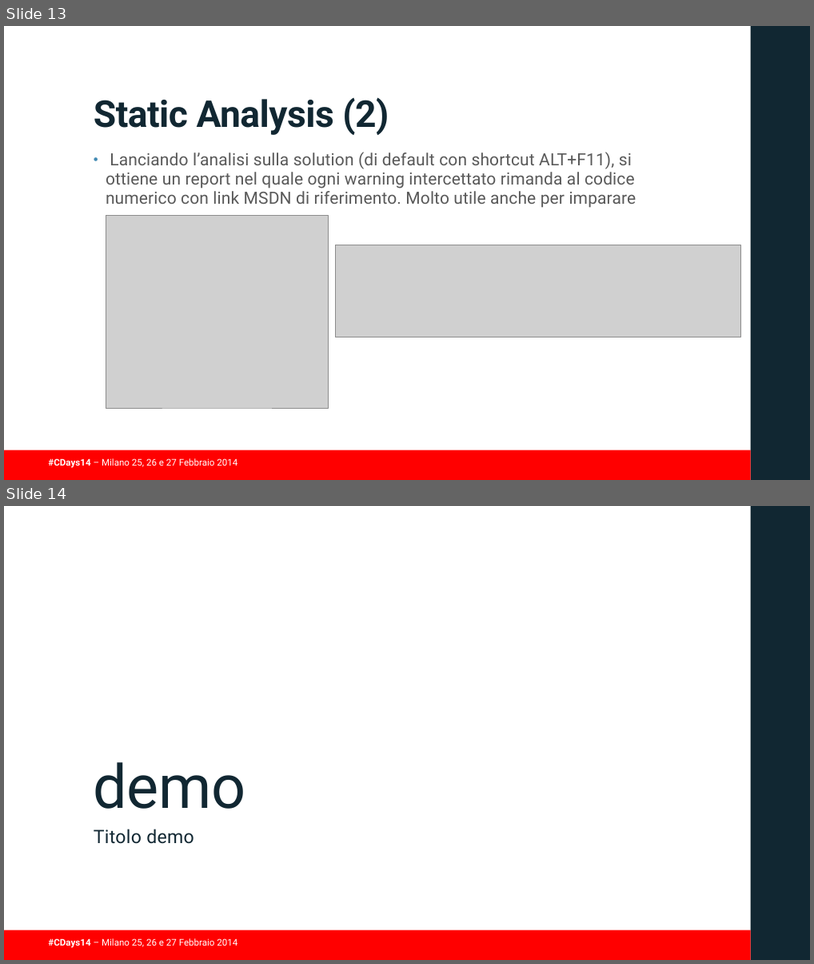
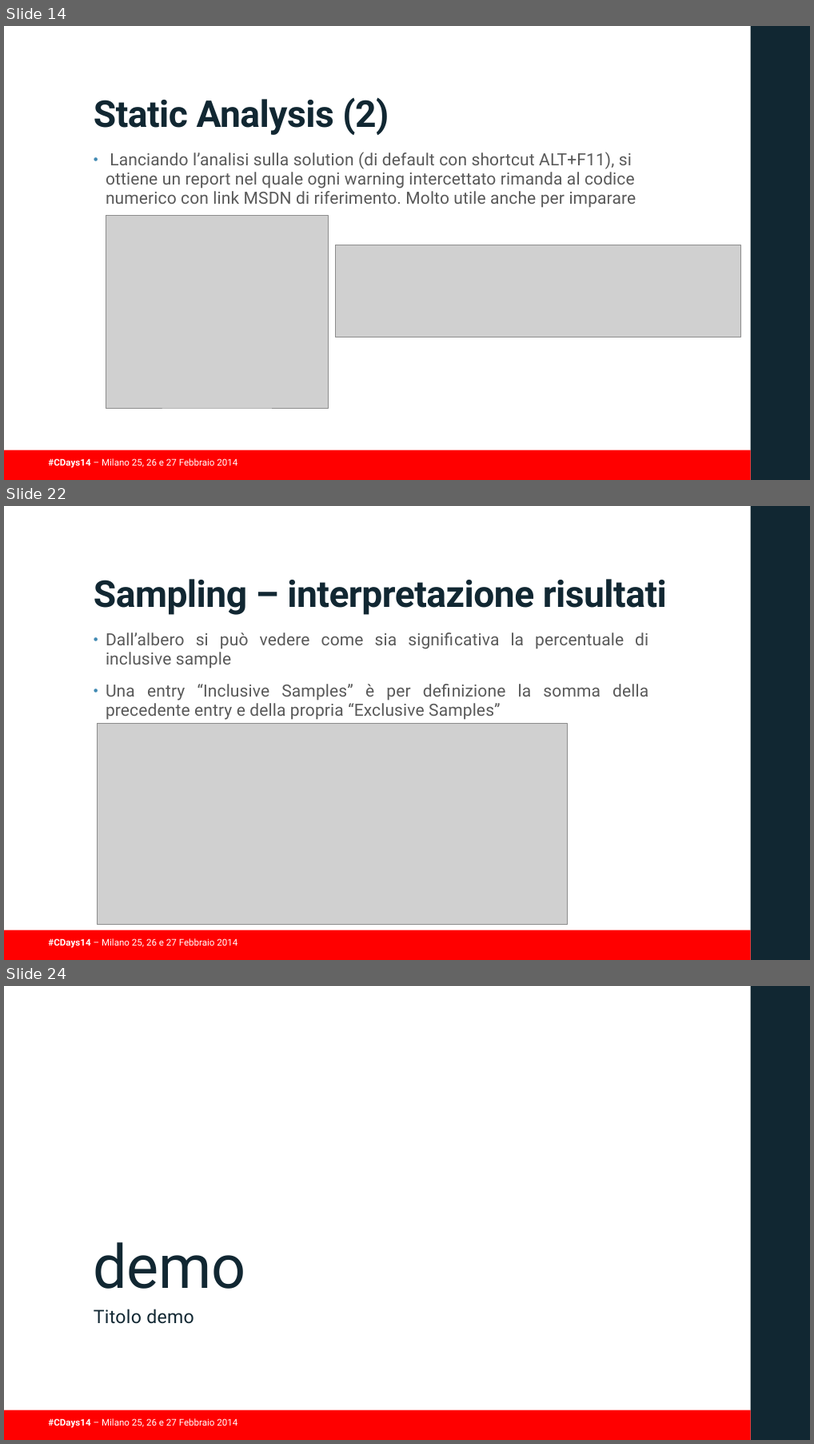
Before and after one commit to guidop/CDays14, a slide deck: presentazioneCDAYS2014.pptx. Shown one above the other, each under a label of ours: slides 13 and 14 before the commit, slides 14, 22 and 24 after it; the slides between them are not shown. The pictures are 814x964 and 814x1444 pixels, drawn with LibreOffice and Linux fonts; fonts in the diff are those of the drawing; grey boxes stand for pictures; background and template pictures are left out. Boxes give left, top, right and bottom in pixels: in the first picture for what was removed or moved away, otherwise in the second. Text is boxed around its words. In the diff, an @@ line names an element or a change of style, - is before the commit and + after.

```diff
--- a/presentazioneCDAYS2014.pptx
+++ b/presentazioneCDAYS2014.pptx
@@ slide 22 added at (4, 506, 810, 960), background #FFFFFF; not listed: 3 template elements that a slide beside it also shows @@
@@ title added at (94, 579, 667, 615), 44 pt, text #112732, bold @@
+Sampling – interpretazione risultati
@@ text added at (106, 632, 649, 720), 20 pt, text #595959 @@
+• Dall’albero si può vedere come sia significativa la percentuale di inclusive sample
+• Una entry “Inclusive Samples” è per definizione la somma della precedente entry e della propria “Exclusive Samples”
@@ picture added at (97, 723, 568, 924) @@
@@ what was slide 13 is now slide 14 @@
@@ what was slide 14 is now slide 24 @@
```
Also in this commit, not shown: 1 slide changed, 9 other slides added.
